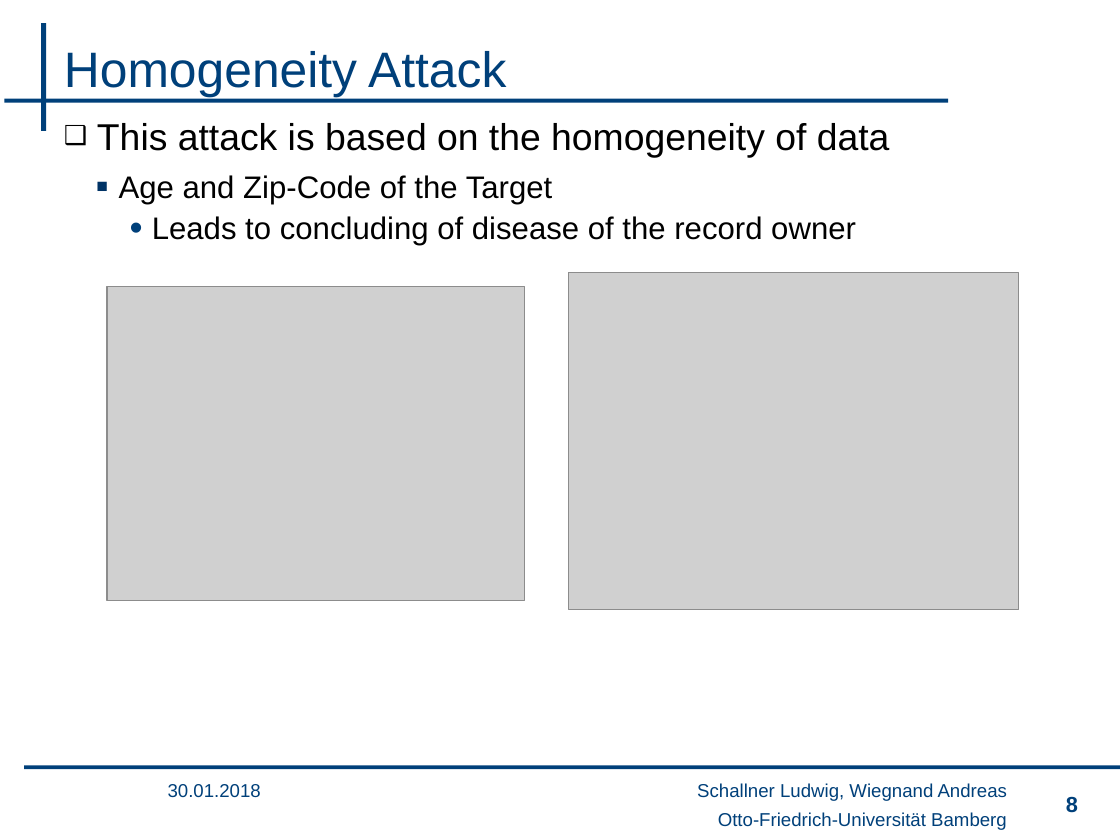
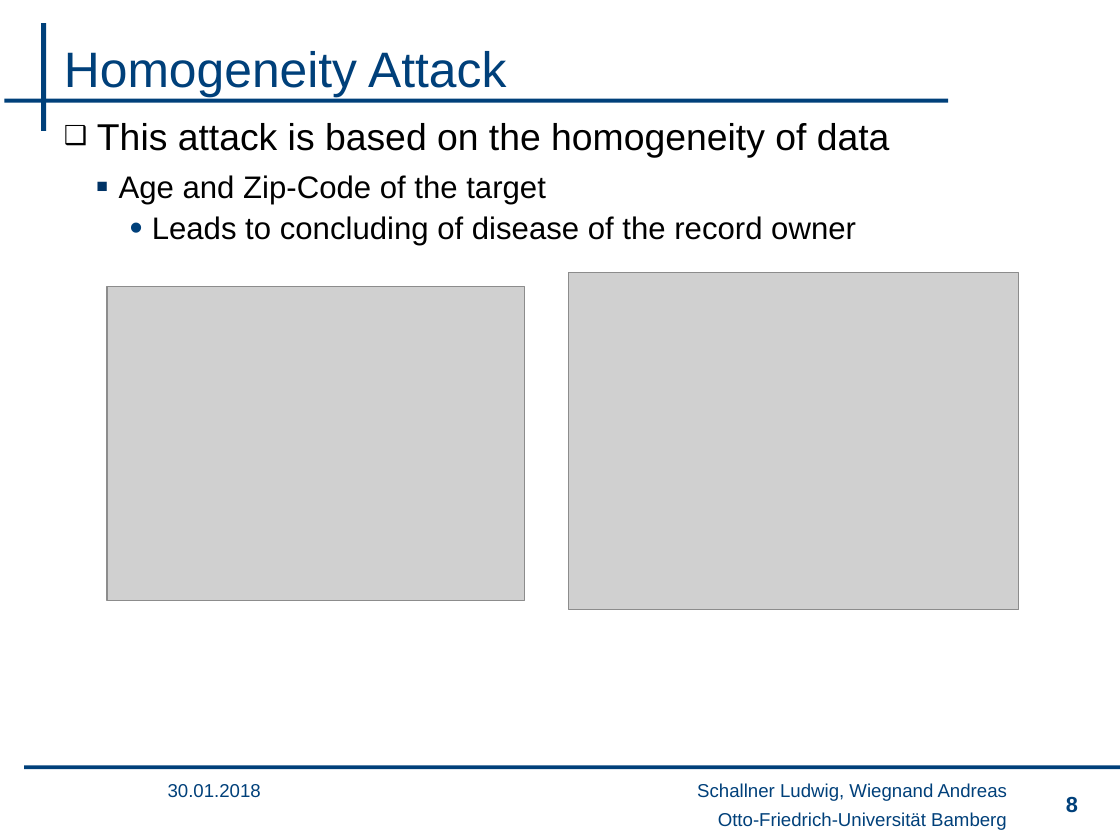
Before and after one commit to wsgan001/PSI-MSem, a slide deck: slide 8 of presentation/sicherheits_lu.pptx. Drawn at 1120x840 pixels with LibreOffice and Linux fonts; fonts in the diff are those of the drawing; grey boxes stand for pictures; background and template pictures are left out. Boxes give left, top, right and bottom in pixels: in the first picture for what was removed or moved away, otherwise in the second. Text is boxed around its words. In the diff, an @@ line names an element or a change of style, - is before the commit and + after.

```diff
--- a/presentation/sicherheits_lu.pptx
+++ b/presentation/sicherheits_lu.pptx
@@ text at (119,175,546,204): text changed @@
-  ▪ Age and Zip-Code of the Target
+  ▪ Age and Zip-Code of the target
```
Also in this commit, not shown: 5 other slides changed.
